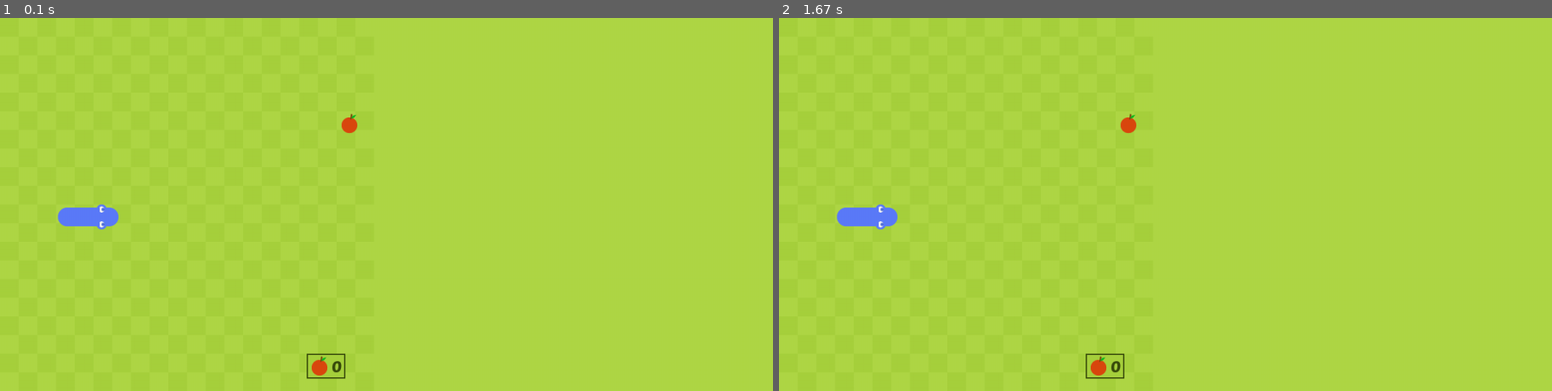
Above: before the commit, frames 1-2 (left to right).
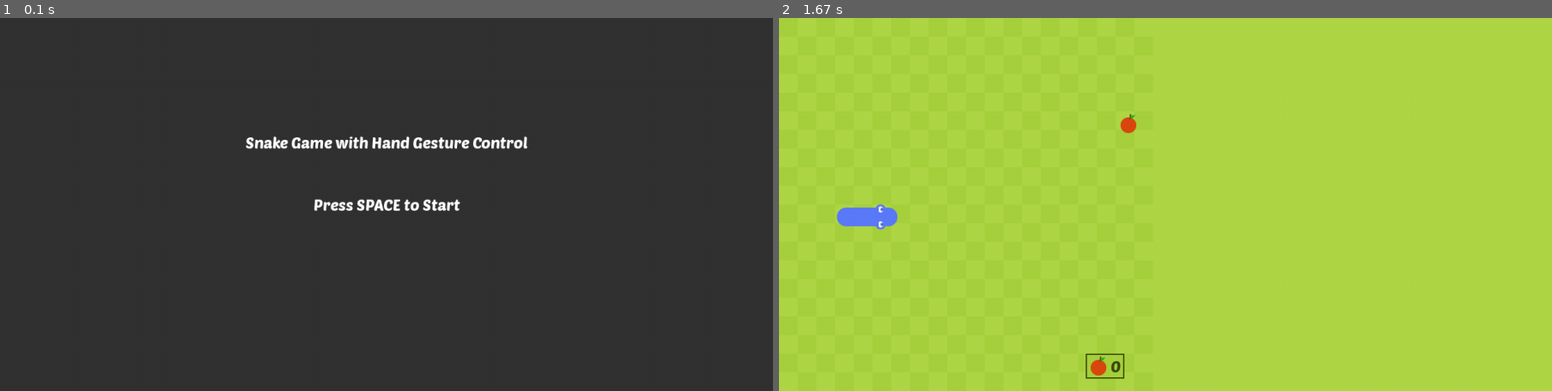
Above: after the commit, the same moments.

Repository: keishev/CSCI218-GroupAssignment
Game: pygame game, started from Snake-main/snake.py
The game is run twice, just before and just after one commit, with the same random seed, the same clock (stepped at 60 frames per second) and the same inputs.
Inputs:
- Up to frame 1 (0.1 s): no input
- Up to frame 2 (1.67 s): tap Space at 0.33 s

The runs differ from the first frame. In frame 1, 100% of the frame differs, in the area x 0-100%, y 0-100%; in frame 2, nothing differs.

Commit message:
Added start screen

Diff:
--- a/Snake-main/snake.py
+++ b/Snake-main/snake.py
@@ -1,5 +1,11 @@
 import pygame,sys,random, threading, time
 from pygame.math import Vector2
+import numpy as np
+
+
+START, PLAYING = "START", "PLAYING"
+game_state = START
+
 
 class SNAKE:
 	def __init__(self):
@@ -108,6 +114,22 @@
 		self.x = random.randint(0,cell_number - 1)
 		self.y = random.randint(0,cell_number - 1)
 		self.pos = Vector2(self.x,self.y)
+class Screen:
+    def __init__(self, screen, game_font):
+        self.screen = screen
+        self.game_font = game_font
+
+    def draw_start_screen(self):
+        self.screen.fill((50, 50, 50))  # Dark background
+        title_text = self.game_font.render("Snake Game with Hand Gesture Control", True, (255, 255, 255))
+        instruction_text = self.game_font.render("Press SPACE to Start", True, (255, 255, 255))
+
+        title_rect = title_text.get_rect(center=(screen_width // 2, screen_height // 3))
+        instruction_rect = instruction_text.get_rect(center=(screen_width // 2, screen_height // 2))
+
+        self.screen.blit(title_text, title_rect)
+        self.screen.blit(instruction_text, instruction_rect)
+
 
 class MAIN:
 	def __init__(self):
@@ -245,9 +267,9 @@
                     main_game.snake.direction = Vector2(0, -1)
                 elif top1_label == "dislike" and main_game.snake.direction.y != -1:
                     main_game.snake.direction = Vector2(0, 1)
-                elif top1_label == "stop" and main_game.snake.direction.x != 1:
+                elif top1_label == "fist" and main_game.snake.direction.x != 1:
                     main_game.snake.direction = Vector2(-1, 0)
-                elif top1_label == "stop_inverted" and main_game.snake.direction.x != -1:
+                elif top1_label == "ok" and main_game.snake.direction.x != -1:
                     main_game.snake.direction = Vector2(1, 0)
 
         text = f"{top1_label} ({float(top1_conf):.2f})"
@@ -271,27 +293,53 @@
 
 shared_frame = None
 frame_lock = threading.Lock()
+screen_manager = Screen(screen, game_font)
+
 
 while True:
     for event in pygame.event.get():
         if event.type == pygame.QUIT:
             pygame.quit()
             sys.exit()
-
-    with game_update_lock:
-        if game_update_flag:
-            main_game.update()
-            game_update_flag = False
-
-    screen.fill((175, 215, 70))
-    main_game.draw_elements()
-
-    # Draw the webcam feed with YOLO inference
-    if shared_frame is not None:
-        frame = cv2.resize(shared_frame, (webcam_width, screen_height))
-        frame = cv2.cvtColor(frame, cv2.COLOR_BGR2RGB)
-        frame_surface = pygame.surfarray.make_surface(frame.swapaxes(0, 1))
-        screen.blit(frame_surface, (cell_number * cell_size, 0))
+        elif event.type == pygame.KEYDOWN:
+            if game_state == START and event.key == pygame.K_SPACE:
+                game_state = PLAYING
+                print("Game state changed to PLAYING")
+
+    if game_state == START:
+        screen.fill((50, 50, 50))
+        screen_manager.draw_start_screen()
+
+    elif game_state == PLAYING:
+        screen.fill((175, 215, 70))
+        with game_update_lock:
+            if game_update_flag:
+                main_game.update()
+                game_update_flag = False
+
+        main_game.draw_elements()
+
+        with frame_lock:
+            if shared_frame is not None:
+                try:
+                    frame = cv2.resize(shared_frame, (webcam_width, screen_height))
+                    frame = cv2.cvtColor(frame, cv2.COLOR_BGR2RGB)
+                    frame_surface = pygame.surfarray.make_surface(frame.swapaxes(0, 1))
+                    screen.blit(frame_surface, (cell_number * cell_size, 0))
+                except Exception as e:
+                    print(f"Error displaying webcam feed: {e}")
+
+
+        if not 0 <= main_game.snake.body[0].x < cell_number or not 0 <= main_game.snake.body[0].y < cell_number:
+            print("Collision with wall. Resetting game...")
+            main_game.snake.reset()
+            game_state = START
+
+        for block in main_game.snake.body[1:]:
+            if block == main_game.snake.body[0]:
+                print("Collision with self. Resetting game...")
+                main_game.snake.reset()
+                game_state = START
 
     pygame.display.update()
     clock.tick(60)
